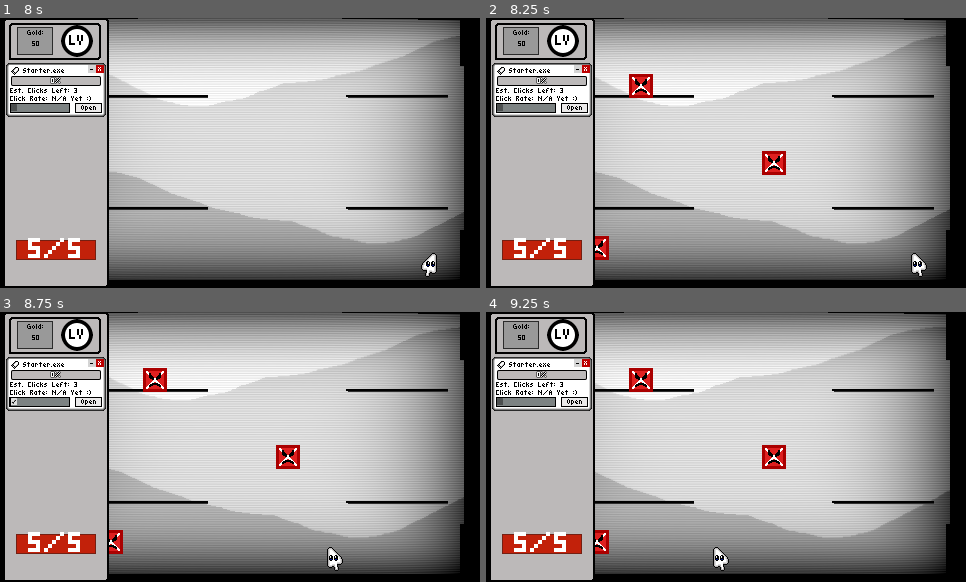
Above: before the commit, frames 1-4 (two rows, left to right).
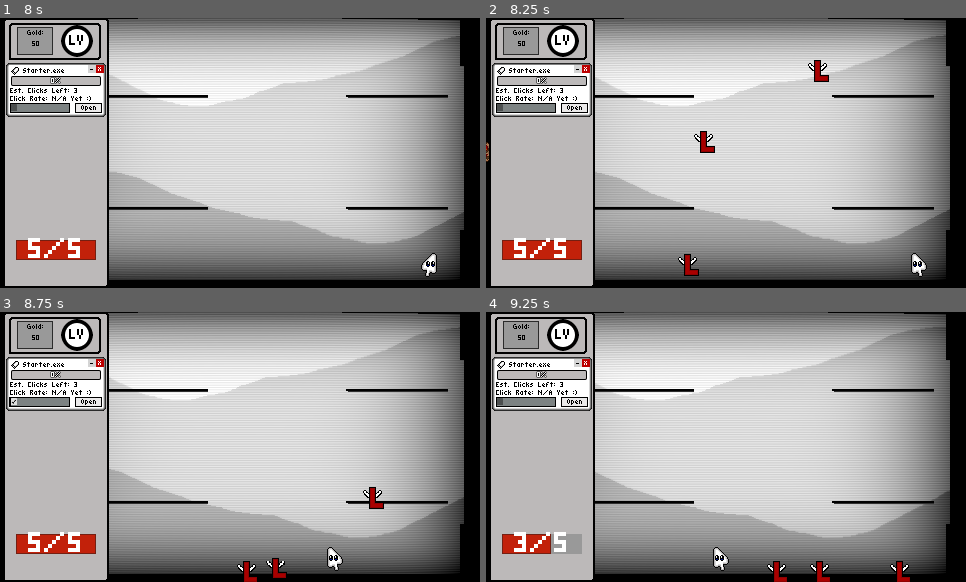
Above: after the commit, the same moments.

Repository: TNT-A/clicker-game-platformer
Game: Godot game, scene res://main_menu/main_menu.tscn
The game is run twice, just before and just after one commit, with the same random seed, the same clock (stepped at 60 frames per second) and the same inputs.
Inputs (mouse positions are in pixels of both pictures, inside the frame that each line leads up to):
- Up to frame 1 (8 s): click "Quick Start" at 0.5 s; tap Space at 1.25 s; move the mouse to (345, 139) at 1.27 s; press the mouse at (345, 139) at 1.28 s; hold D (Move_Right) 1.28-2 s; tap Enter (ui_accept) at 1.52, 3.77, 5.27, 6.02, 6.77 s; release the mouse at (345, 139) at 2 s; click "Auto Launch?" at 2 s; click "Auto Launch?" at 2.75 s; move the mouse to (144, 166) at 3.52 s; hold D (Move_Right) 3.53-4.28 s; tap = (Maximize) at 3.6 s; move the mouse to (288, 93) at 4.27 s; hold A (Move_Left) 4.28-5.03 s; tap - (Minimize) at 4.35 s; move the mouse to (216, 207) at 5.02 s; hold D (Move_Right) 5.03-6.53 s; tap 1 (Num_1) at 5.1 s; move the mouse to (384, 193) at 5.77 s; hold 2 (Num_2) 5.78-6.53 s; move the mouse to (96, 112) at 6.52 s; hold A (Move_Left) 6.53-7.28 s; tap 3 (Num_3) at 6.6 s; move the mouse to (264, 153) at 7.27 s; hold D (Move_Right) from 7.28 s (still down); hold 4 (Num_4) from 7.28 s (still down)
- Up to frame 2 (8.25 s): move the mouse to (654, 85) at 8.02 s; release D (Move_Right) at 8.03 s; release 4 (Num_4) at 8.03 s; hold A (Move_Left) from 8.03 s (still down); tap 5 (Num_5) at 8.1 s
- Up to frame 3 (8.75 s): keep holding A (Move_Left); tap Enter (ui_accept) at 8.27 s
- Up to frame 4 (9.25 s): keep holding A (Move_Left); move the mouse to (831, 433) at 8.77 s; hold 6 (Num_6) from 8.78 s (still down); tap Enter (ui_accept) at 9.02 s

Frame 1 is identical in both runs. In frame 2, 1.8% of the frame differs, in the area x 0-72%, y 15-96%; in frame 3, 1.7%; in frame 4, 2.1%, in the area x 5-89%, y 20-100%.

Commit message:
Big progress on enemy controller script
Implemented enemy spawning credits as well as a weighted spawning system for within the enemy controller. In doing so I created the enemy_pool_resource, a resource that allows me to specify then enemies available to spawn in a room, as well as their credit counts and spawn weight. Also added a variable for controlling the chances of an elite enemy spawning, though it's currently unused as elites have not been implemented yet. I'm planning to implement the risk of rain style of enemy spawning where enemies spawn over time or in burst rather than my previous iteration where every enemy spawns at once all at the start.

Diff:
--- a/clicker-platformer/enemies/enemy_base/enemy.gd
+++ b/clicker-platformer/enemies/enemy_base/enemy.gd
@@ -1,6 +1,7 @@
 extends CharacterBody2D
 class_name Enemy
 
+@export var base_credits : int = 10
 @export var health : int = 3
 @export var damage : int = 1
 
--- a/clicker-platformer/enemy_controller/enemy_controller.gd
+++ b/clicker-platformer/enemy_controller/enemy_controller.gd
@@ -1,61 +1,129 @@
 extends Node2D
 
+@onready var spawn_indicator_scene : PackedScene
+
+@export var pool_resource : EnemyPoolResource
 var game_manager : GameManager
 var current_room : Room
 var room_pos : Vector2 = Vector2(0,0)
 
-var enemies_to_spawn : int = 3
-var select_enemy_num : int = 3
-var current_enemies : Array = [
+var credits : float = 100.0
+var enemy_count : int
+
+var active_enemies : Array = [
 
 ]
 
-var enemy_count : int
-var active_enemies : Array = [
-
-]
+#Parallel arrays that represent all of the enemies, spawn weights,
+#and credit costs from a resource
+var enemies : Array[PackedScene] = []
+var weights : Dictionary[PackedScene, float] = {}
+var credit_cost : Dictionary[PackedScene, float] = {}
+var lowest_credits : float = 0.0
 
 func _ready() -> void:
 	game_manager = get_parent()
 	SignalBus.room_started.connect(start_room)
 	SignalBus.enemy_killed.connect(check_death)
+	set_pool()
+
+func start_room(room:Room):
+	current_room = room
+	room_pos = current_room.global_position
+	enemy_count = 0
+	if room.pool_resource:
+		pool_resource = room.pool_resource
+		set_pool()
+	init_spawn()
+
+#Sets the enemy pools and related values based on the resource applied
+func set_pool():
+	enemies.clear()
+	weights.clear()
+	credit_cost.clear()
+	lowest_credits = 999999
+	for enemy in pool_resource.pool.keys():
+		enemies.append(pool_resource.enemy_list_info[enemy])
+		weights[pool_resource.enemy_list_info[enemy]] = pool_resource.pool[enemy].spawn_weight
+		credit_cost[pool_resource.enemy_list_info[enemy]] = pool_resource.pool[enemy].credit_num
+	for cost in credit_cost.values():
+		#print(credit_cost.values())
+		if cost <= lowest_credits:
+			lowest_credits = cost
+
+#All logic behind  spawning enemies
+#region
+#Chooses an enemy that is spawnable given conditions, and starts the spawning process
+func pick_spawn(array : Array[PackedScene]):
+	var enemy_list = array.duplicate(true)
+	if credits >= lowest_credits:
+		var rng = RandomNumberGenerator.new()
+		var enemy = enemy_list[rng.rand_weighted(weights.values())]
+		if credit_cost[enemy] > credits:
+			enemy_list.remove_at(enemy_list.find(enemy))
+			pick_spawn(enemy_list)
+		else:
+			spawn_enemy(enemy, pick_position())
+			return credit_cost[enemy]
+
+#Rewrite later, for now it just picks fully random positions
+#In the future it should be specified on a map by map basic, because we don't want enemies spawing in walls
+#Could also take an enemy value parameter in case some enemies have specific spawn locations/conditions
+func pick_position():
+	var margin : int = 30
+	return Vector2(randi_range(0 + margin, 480 - margin), randi_range(0 + margin, 270 - margin))
+
+#Spawns an enemy and adds it to the scene as well as internal list of spawned enemies
+#Also spends crdits to spawn each one
+func spawn_enemy(enemy:PackedScene, pos:Vector2):
+	var new_enemy = enemy.instantiate()
+	active_enemies.append(new_enemy)
+	enemy_count += 1
+	new_enemy.global_position = pos
+	add_child(new_enemy)
+
+#Not implemented yet
+func spawn_enemy_with_indicator(enemy:PackedScene, pos:Vector2):
+	var new_enemy = enemy.instantiate()
+	active_enemies.append(new_enemy)
+	enemy_count += 1
+	new_enemy.global_position = pos
+	add_child(new_enemy)
+	credits -= credit_cost[enemy]
+
+#Logic for the original spawning of enemies at the start of a room
+func init_spawn():
+	var sub_credits = credits/4
+	cred_spawn(sub_credits)
+
+#Spawns 1 enemy based on weights and credits
+func solo_spawn():
+	var pot_cred = pick_spawn(enemies)
+	if pot_cred is float:
+		credits -= pot_cred
+
+#Spawns 1 enemy based on weights and credits, but spawns it for free
+func free_spawn():
+	pick_spawn(enemies)
+
+#Spawns a given # of enemies
+func multi_spawn(num : int):
+	for i in range(num):
+		solo_spawn()
+
+#Spawns enemies based on a given # of credits
+func cred_spawn(sub_credits : float):
+	var cred : float = sub_credits
+	while cred > lowest_credits:
+		var pot_cred = pick_spawn(enemies)
+		if pot_cred is float:
+			cred -= pot_cred
+	credits -= sub_credits
+#endregion
 
 func check_death(enemy):
 	if active_enemies.has(enemy):
 		active_enemies.remove_at(active_enemies.find(enemy))
 		enemy_count -= 1
-		#print("")
-	if enemy_count <= 0:
-		#print("The enemies are gone")
+	if enemy_count <= 0 and credits < lowest_credits:
 		SignalBus.room_ended.emit(3, current_room)
-
-func start_room(room):
-	current_room = room
-	room_pos = current_room.global_position
-	enemies_to_spawn = game_manager.current_enemies_to_spawn
-	select_enemy_num = game_manager.currrent_select_enemy_num
-	select_enemies()
-	test_spawn_all()
-	enemy_count = enemies_to_spawn
-
-func select_enemies():
-	current_enemies.clear()
-	for num in range(select_enemy_num):
-		var new_selection = game_manager.enemy_list_1.pick_random()
-		if current_enemies.has(new_selection):
-			new_selection = game_manager.enemy_list_1.pick_random()
-		else:
-			current_enemies.append(new_selection)
-
-func spawn_enemy(enemy:PackedScene, pos:Vector2):
-	var new_enemy = enemy.instantiate()
-	add_child(new_enemy)
-	active_enemies.append(new_enemy)
-	new_enemy.global_position = pos
-
-func test_spawn_all():
-	print("Started Spawn")
-	for i in enemies_to_spawn:
-		var enemy = current_enemies.pick_random()
-		var rand_pos = Vector2(randi_range(110,450), randi_range(8,245)) + room_pos
-		spawn_enemy(enemy, rand_pos)
--- a/clicker-platformer/enemy_controller/enemy_controller.tscn
+++ b/clicker-platformer/enemy_controller/enemy_controller.tscn
@@ -1,6 +1,8 @@
-[gd_scene load_steps=2 format=3 uid="uid://yquvtiksfkor"]
+[gd_scene load_steps=3 format=3 uid="uid://yquvtiksfkor"]
 
 [ext_resource type="Script" uid="uid://bu3ht2whf8ian" path="res://enemy_controller/enemy_controller.gd" id="1_afugh"]
+[ext_resource type="Resource" uid="uid://b7uvs74s8445i" path="res://enemy_controller/enemy_pool_resource/pool_testing.tres" id="2_tw47w"]
 
 [node name="EnemyController" type="Node2D"]
 script = ExtResource("1_afugh")
+pool_resource = ExtResource("2_tw47w")
--- /dev/null
+++ b/clicker-platformer/enemy_controller/enemy_pool_resource/enemy_data_resource.gd
@@ -0,0 +1,5 @@
+extends Resource
+class_name EnemyDataResource
+
+@export var spawn_weight : float = 1.0
+@export var credit_num : float = 1.0
--- /dev/null
+++ b/clicker-platformer/enemy_controller/enemy_pool_resource/enemy_pool_resource.gd
@@ -0,0 +1,29 @@
+extends Resource
+class_name EnemyPoolResource
+
+#Has all enemy info
+#region
+#Enum with all available enemies
+enum EnemyList {
+	BETA_COOKIE,
+	BETA_L,
+	BETA_GHOST,
+	BETA_BOX,
+	BETA_UFO,
+	}
+
+#Dictionary that connects all the enum values to the scene of the enemy the represent
+var enemy_list_info : Dictionary[EnemyList, PackedScene] = {
+	EnemyList.BETA_COOKIE : preload("res://enemies/enemies/bounce_enemy/BounceEnemy.tscn"),
+	EnemyList.BETA_L : preload("res://enemies/enemies/walker/walker_enemy.tscn"),
+	EnemyList.BETA_GHOST : preload("res://enemies/enemies/follow_shoot/follow_shoot.tscn"),
+	EnemyList.BETA_BOX : preload("res://enemies/enemies/bully_box/bully_box.tscn"),
+	EnemyList.BETA_UFO : preload("res://enemies/enemies/ufo/ufo_enemy.tscn"),
+}
+#endregion
+
+@export var elite_weight : float = 0.0
+
+@export var pool : Dictionary[EnemyList, EnemyDataResource] = {
+
+}
--- /dev/null
+++ b/clicker-platformer/enemy_controller/enemy_pool_resource/pool_testing.tres
@@ -0,0 +1,24 @@
+[gd_resource type="Resource" script_class="EnemyPoolResource" load_steps=5 format=3 uid="uid://b7uvs74s8445i"]
+
+[ext_resource type="Script" uid="uid://dy7wxx7u31nve" path="res://enemy_controller/enemy_pool_resource/enemy_data_resource.gd" id="1_05rtk"]
+[ext_resource type="Script" uid="uid://c7n7ogi18ld38" path="res://enemy_controller/enemy_pool_resource/enemy_pool_resource.gd" id="1_442hn"]
+
+[sub_resource type="Resource" id="Resource_05rtk"]
+script = ExtResource("1_05rtk")
+spawn_weight = 2.0
+credit_num = 5.0
+metadata/_custom_type_script = "uid://dy7wxx7u31nve"
+
+[sub_resource type="Resource" id="Resource_7vijl"]
+script = ExtResource("1_05rtk")
+spawn_weight = 3.0
+credit_num = 5.0
+metadata/_custom_type_script = "uid://dy7wxx7u31nve"
+
+[resource]
+script = ExtResource("1_442hn")
+pool = Dictionary[int, ExtResource("1_05rtk")]({
+0: SubResource("Resource_05rtk"),
+1: SubResource("Resource_7vijl")
+})
+metadata/_custom_type_script = "uid://c7n7ogi18ld38"
--- a/clicker-platformer/game_manager/game_manager.gd
+++ b/clicker-platformer/game_manager/game_manager.gd
@@ -3,6 +3,7 @@
 
 var room_started : bool = false
 var current_room : Room
+var current_enemy_credits : int = 100
 var current_enemies_to_spawn : int = 3
 var currrent_select_enemy_num : int = 3
 var current_spawn_type : String = "All" #There is "All" and "Continuous"
--- a/clicker-platformer/globals/signal_bus.gd
+++ b/clicker-platformer/globals/signal_bus.gd
@@ -27,7 +27,7 @@
 #Floor Signals
 signal floor_started()
 signal floor_ended()
-signal room_started(room:Node)
+signal room_started(room:Room)
 signal room_ended(num:int, room:Node)
 
 #Camera Signals
--- a/clicker-platformer/maps/map_list/starting/starting_room.gd
+++ b/clicker-platformer/maps/map_list/starting/starting_room.gd
@@ -6,6 +6,8 @@
 
 @export var final_room : bool = false
 @export var starting_room : bool = false
+
+@export var pool_resource : EnemyPoolResource = preload("res://enemy_controller/enemy_pool_resource/pool_testing.tres")
 
 func _on_camera_move_area_body_shape_entered(body_rid: RID, body: Node2D, body_shape_index: int, local_shape_index: int) -> void:
 	if body.is_in_group("player"):
Not shown, added: clicker-platformer/enemy_controller/enemy_pool_resource/enemy_data_resource.gd.uid
Not shown, added: clicker-platformer/enemy_controller/enemy_pool_resource/enemy_pool_resource.gd.uid
